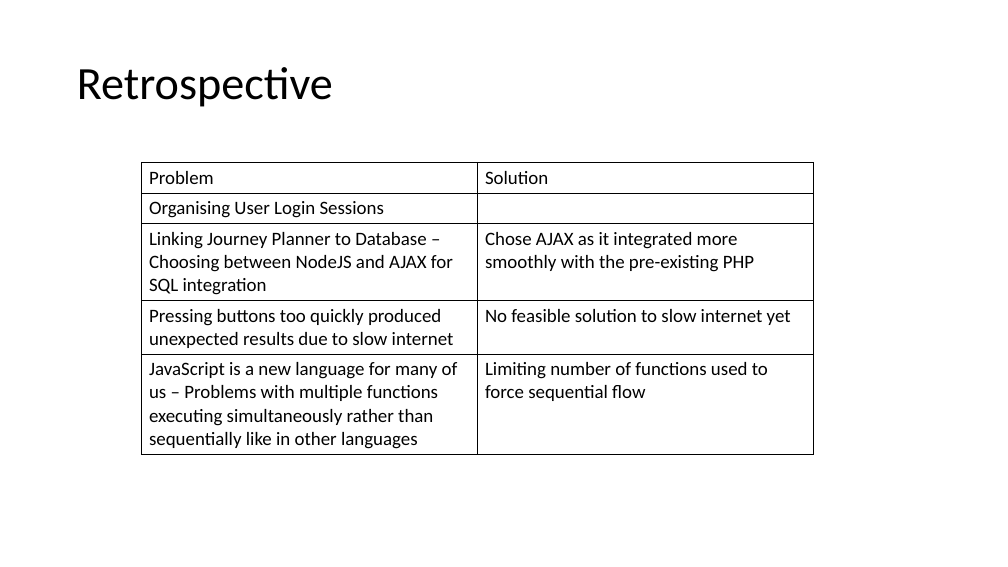
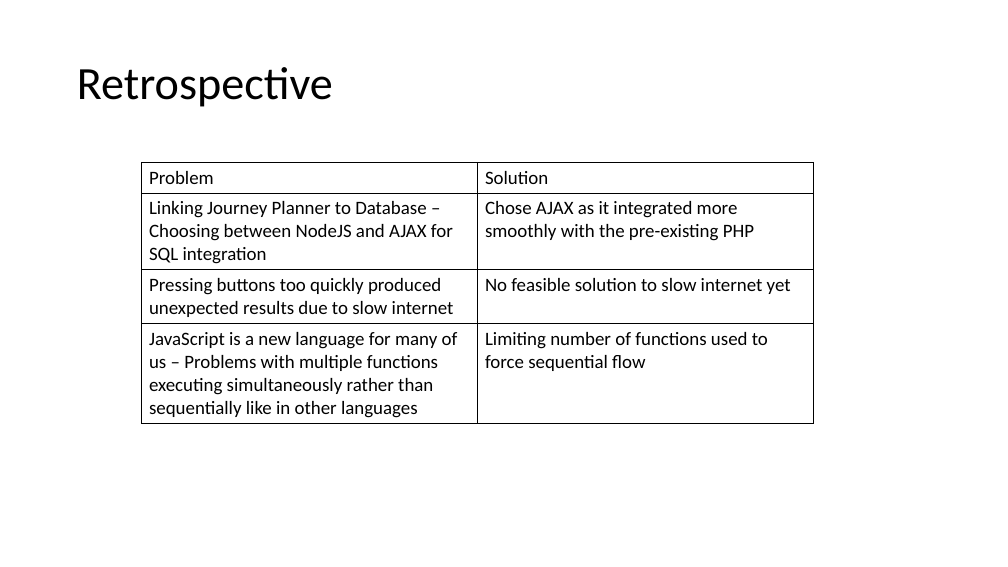
Before and after one commit to lulululu7766/Travolla, a slide deck: slide 14 of documentation/Mid Term Demo Presentation.pptx (slide 13 before the commit). Drawn at 1008x567 pixels with LibreOffice and Linux fonts; fonts in the diff are those of the drawing. Boxes give left, top, right and bottom in pixels: in the first picture for what was removed or moved away, otherwise in the second. Text is boxed around its words. In the diff, an @@ line names an element or a change of style, - is before the commit and + after.

```diff
--- a/documentation/Mid Term Demo Presentation.pptx
+++ b/documentation/Mid Term Demo Presentation.pptx
@@ table at (141, 163, 813, 422) @@
-row 2: Organising User Login Sessions | 
```
Also in this commit, not shown: 1 slide added.
